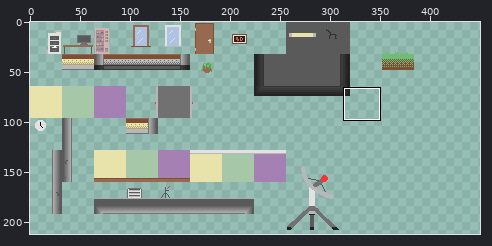
File history of a sprite sheet, Assets/Artwork/Tileset.png. Above, an overview of the earlier version with the close-up marked.
Close-up. Earlier state:
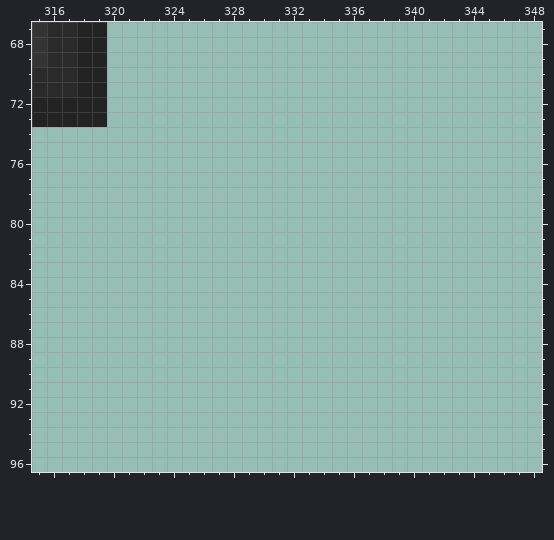
The file is 500x500 pixels. Colours within 5 levels of each other are drawn and written as one. Shown: x 315..348, y 67..96. The wide view leaves out empty margins. The commit also changed other parts of the picture, which this record leaves out.
The result:
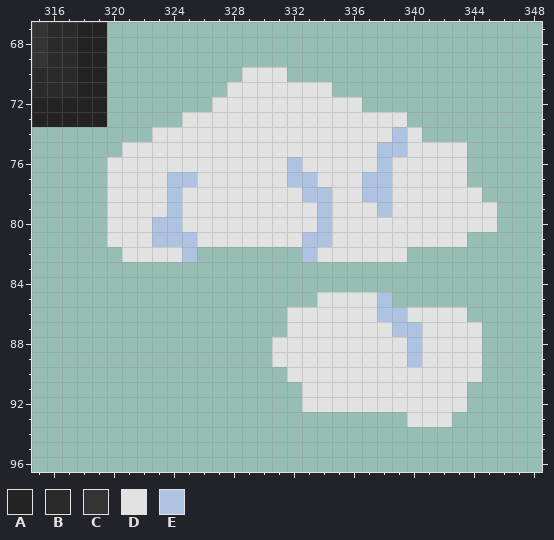
Palette (. is transparent): A #232323  B #2a2a2a  C #343434  D #e2e2e2  E #aec3e2
What changed:
Changed rows in their new state; - is an unchanged pixel.
first column x 320:
70 ---------DDD--------------
71 --------DDDDDDD-----------
72 -------DDDDDDDDDD---------
73 -----DDDDDDDDDDDDDDD------
74 ---DDDDDDDDDDDDDDDDED-----
75 -DDDDDDDDDDDDDDDDDEEDDDD--
76 DDDDDDDDDDDDEDDDDDEDDDDD--
77 DDDDEEDDDDDDEEDDDEEDDDDD--
78 DDDDEDDDDDDDDEEDDEEDDDDDD-
79 DDDDEDDDDDDDDDEDDDEDDDDDDD
80 DDDEEDDDDDDDDDEDDDDDDDDDDD
81 DDDEEEDDDDDDDEEDDDDDDDDD--
82 -DDDDE-------EDDDDDD------
85 --------------DDDDE-------
86 ------------DDDDDDEEDDDD--
87 ------------DDDDDDDEEDDDD-
88 -----------DDDDDDDDDEDDDD-
89 -----------DDDDDDDDDEDDDD-
90 ------------DDDDDDDDDDDDD-
91 -------------DDDDDDDDDDD--
92 -------------DDDDDDDDDDD--
93 --------------------DDD---
Changed places in both close-ups, as pixel boxes (x1, y1, x2, y2):
added: (107, 67, 497, 427)
